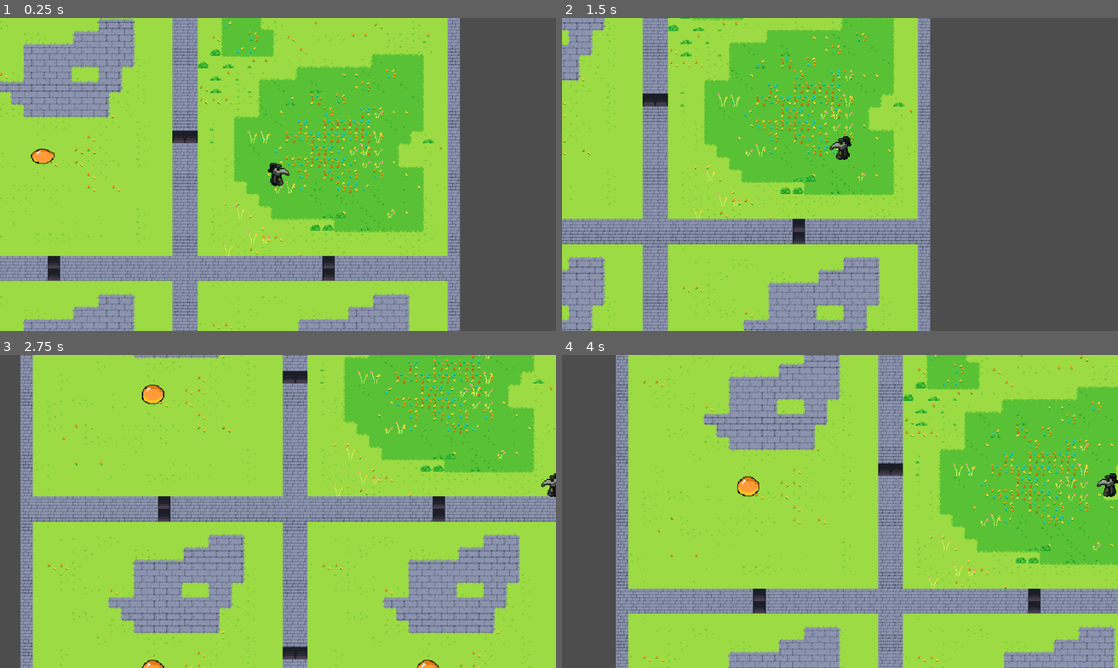
Above: before the commit, frames 1-4 (two rows, left to right).
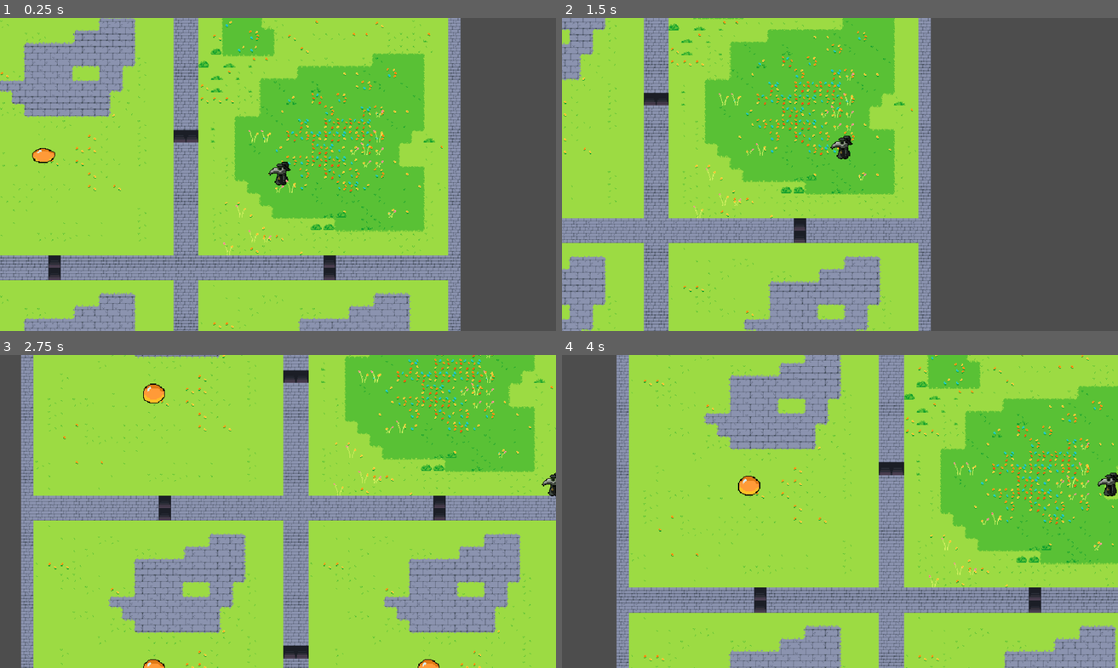
Above: after the commit, the same moments.

Repository: JohnHuber99/Black-Tower
Game: Godot game, scene res://Scenes/main.tscn
Two runs of this game, one before a commit and one after it. Both use one fixed random seed, a clock stepped at 60 frames per second and the inputs below.
Inputs (mouse positions are in pixels of both pictures, inside the frame that each line leads up to):
- Up to frame 1 (0.25 s): no input
- Up to frame 2 (1.5 s): move the mouse to (962, 158) at 0.52 s; hold D (right) 0.53-1.28 s; click (962, 158) at 0.6 s; move the mouse to (728, 190) at 1.27 s; hold S (down) from 1.28 s (still down); tap K (down_camera) at 1.35 s
- Up to frame 3 (2.75 s): move the mouse to (333, 442) at 2.02 s; release S (down) at 2.03 s; hold D (right) from 2.03 s (still down); hold J (left_camera) from 2.03 s (still down)
- Up to frame 4 (4 s): move the mouse to (812, 574) at 2.77 s; release D (right) at 2.78 s; release J (left_camera) at 2.78 s; hold W (up) 2.78-3.53 s; tap L (right_camera) at 2.85 s; move the mouse to (1006, 558) at 3.52 s; hold A (left) from 3.53 s (still down); tap Mouse wheel down (scroll_down) at 3.6 s

The runs differ from the first frame. In frame 1, 11% of the frame differs, in the area x 0-83%, y 0-100%; in frame 2, 9.8%; in frame 3, 12%; in frame 4, 12%, in the area x 9-100%, y 0-100%.

Commit message:
Fixed bugs on enemy aggro

Diff:
--- a/Scenes/player.tscn
+++ b/Scenes/player.tscn
@@ -592,7 +592,6 @@
 animation = &"idle"
 
 [node name="Camera2D" type="Camera2D" parent="."]
-position = Vector2(1, -1)
 script = ExtResource("7_3smsa")
 
 [node name="SmellingSalts" type="Node2D" parent="."]
--- a/Scripts/DungeonRooms.gd
+++ b/Scripts/DungeonRooms.gd
@@ -131,7 +131,7 @@
 
 				if room_instance:
 					add_child(room_instance)
-					room_instance.position = Vector2(x * room_size, y * room_size)
+					room_instance.global_position = Vector2(x * room_size, y * room_size)
 
 	# Iterate through every key called, room_pos, in room_connections dictionary
 	for room_pos in room_connections.keys():
@@ -147,16 +147,16 @@
 			var offset = neighbor - room_pos
 
 			if offset == Vector2.UP: #up door
-				door_instance.position = room_world_pos + Vector2(room_size / 2, 0) - Vector2(0, room_size - tile_size)
+				door_instance.global_position = room_world_pos + Vector2(room_size / 2, 0) - Vector2(0, room_size - tile_size)
 				door_instance.type = "up"
 			elif offset == Vector2.DOWN: #down door
-				door_instance.position = room_world_pos - Vector2(0, tile_size) + Vector2(room_size / 2, room_size) - Vector2(0, room_size - tile_size)
+				door_instance.global_position = room_world_pos - Vector2(0, tile_size) + Vector2(room_size / 2, room_size) - Vector2(0, room_size - tile_size)
 				door_instance.type = "down"
 			elif offset == Vector2.LEFT: #left door
-				door_instance.position = room_world_pos + Vector2(0, room_size / 2) - Vector2(0, room_size - tile_size)
+				door_instance.global_position = room_world_pos + Vector2(0, room_size / 2) - Vector2(0, room_size - tile_size)
 				door_instance.type = "left"
 			elif offset == Vector2.RIGHT: #right door
-				door_instance.position = room_world_pos - Vector2(tile_size, 0) + Vector2(room_size, room_size / 2) - Vector2(0, room_size - tile_size)
+				door_instance.global_position = room_world_pos - Vector2(tile_size, 0) + Vector2(room_size, room_size / 2) - Vector2(0, room_size - tile_size)
 				door_instance.type = "right"
 
 #Generates the Dungeon
--- a/Scripts/EnemyActivation.gd
+++ b/Scripts/EnemyActivation.gd
@@ -1,11 +1,16 @@
 extends Area2D
 
 signal enemy_activated
+signal enemy_deactivated
 
 func _ready():
 	connect("body_entered", _on_body_entered)
+	connect("body_exited", _on_body_exited)
 
 func _on_body_entered(body):
-	var player = get_node("/root/Main/player")
 	if body.is_in_group("player"):  # Ensure the player is in a "player" group
 		emit_signal("enemy_activated")
+
+func _on_body_exited(body):
+	if body.is_in_group("player"):  # Ensure the player is in a "player" group
+		emit_signal("enemy_deactivated")
--- a/Scripts/doorCode.gd
+++ b/Scripts/doorCode.gd
@@ -7,7 +7,7 @@
 	var player = get_node("/root/Main/player")
 	if body.is_in_group("player"):  # Ensure the player is in a "player" group
 		match get_parent().type:
-			"right": player.position += Vector2(58, 0)
-			"left": player.position += Vector2(-58, 0)
-			"up": player.position += Vector2(0, -58)
-			"down": player.position += Vector2(0, 58)
+			"right": player.global_position += Vector2(58, 0)
+			"left": player.global_position += Vector2(-58, 0)
+			"up": player.global_position += Vector2(0, -58)
+			"down": player.global_position += Vector2(0, 58)
--- a/Scripts/enemy.gd
+++ b/Scripts/enemy.gd
@@ -15,15 +15,13 @@
 @onready var health = $"Health Component"
 var player
 
-var hurt = false
-
 func _ready() -> void:
-	#CHANGE NOW BELOW DOESN'T WORK
 	enemy_area = get_parent().get_node("RoomArea")
 	enemy_area.connect("enemy_activated", _on_enemy_activated)
+	enemy_area.connect("enemy_deactivated", _on_enemy_deactivated)
 
 func _physics_process(delta: float) -> void:
-	if is_waiting or hurt or health.is_defeated or !enemyActivation:
+	if is_waiting or !enemyActivation or health.is_defeated:
 		return  # Stop movement if in waiting state
 
 	if get_node_or_null("/root/Main/player"):  # Check if player node exists
@@ -62,7 +60,7 @@
 
 func _process(delta):
 	# Stops moving during damage taken animation
-	if hurt or health.is_defeated:
+	if is_waiting or health.is_defeated:
 		return
 
 	# This should be whatever the player instance is
@@ -86,12 +84,10 @@
 
 
 func _on_health_component_health_change(character_newHealth: Variant) -> void:
-	hurt = true
+	is_waiting = true
 	sprite.play("hurt")
 	await sprite.animation_finished
-	hurt = false
-
-
+	is_waiting = false
 
 func _on_health_component_destroyed() -> void:
 	await sprite.animation_finished
@@ -101,3 +97,6 @@
 
 func _on_enemy_activated() -> void:
 	enemyActivation = true
+
+func _on_enemy_deactivated() -> void:
+	enemyActivation = false
--- a/Scripts/knife.gd
+++ b/Scripts/knife.gd
@@ -10,7 +10,7 @@
 func _ready():
 	look_at(get_global_mouse_position())
 	dir = rotation
-	add_collision_exception_with(get_node("../player"))
+	add_collision_exception_with(get_parent())
 
 func _physics_process(delta):
 	velocity = Vector2(SPEED,0).rotated(dir)
--- a/Scripts/player.gd
+++ b/Scripts/player.gd
@@ -203,7 +203,7 @@
 
 		isThrowing = true
 
-		var startPosition = self.global_position
+		var startPosition = global_position
 		var direction = -1 if sprite.flip_h else 1
 		var targetPosition = Vector2(startPosition.x + 300 * direction, startPosition.y) - global_position
 
@@ -219,13 +219,12 @@
 
 func _fire() :
 	var knife = KNIFE.instantiate()
-	knife.position = self.global_position
 	if stats_boosted:
 		knife.damage = boosted_knife_damage
 	else:
 		knife.damage = knife_damage
 
-	get_parent().add_child(knife)
+	add_child(knife)
 
 func knockback(direction: Vector2, magnitude):
 	velocity = direction * magnitude
